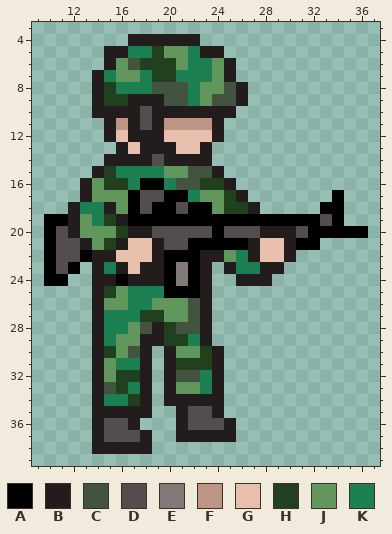
A pixel-art sprite gets an edit: project/assets/soldier_1_m16_idle_side.png. Above is the file before it was changed.
The file is 42x42 pixels. Shown: x 9..37, y 3..39.
Palette (. is transparent): A #000000  B #221c1c  C #425340  D #534d4d  E #847979  F #bd9584  G #e8beac  H #21411e  J #61975c  K #1d8052
Pixels before, first column x 10:
 4 .......BBBBBB..............
 5 .....BBKKHJJKBB............
 6 .....BJCHHHJKKJB...........
 7 ....BKJJKHHKKKJB...........
 8 ....BHKKKCCCKJJCB..........
 9 ....BHHBBBCCKJCCB..........
10 ....BBBBDBBBBBBB...........
11 .....BFBDBFFFFB............
12 .....BGBBBGGGGB............
13 ......BGBBBGGB.............
14 .....BBBBDBBBB.............
15 ....BHKKKKJJCCB............
16 ...BJHHKAAKCCHHB...........
17 ...BJJJADDAAKJJHB.......A..
18 ..BKKBJADAADAAJHHB.....AA..
19 AABJKHBAAAAAAAAAAAAAAAADA..
20 ADBJJJHBBDDDDDADDDBBBDAAAAA
21 ADDBJHBGGBDDAAAAABGGBAA....
22 ADDABBGGGBAAABBJKBGGB......
23 ADA.BKBGBBAEAB.BKKBB.......
24 AA..BBABBBAEAB..BBB........
25 ....BHJKKKAAAB.............
26 ....BJJKKJJJCB.............
27 ....BKKKHHJJCB.............
28 ....BKKJCBHCCB.............
29 ....BKJJBBHHKB.............
30 ....BHJCB.BJJHB............
31 ....BJKKB.BHHHB............
32 ....BJHHB.BCCKB............
33 ....BCHKB.BJJKB............
34 ....BKKHB.BBBBB............
35 ....BBBBB..BDDB............
36 ....BDDB...BDDDB...........
37 ....BDDDB..BBBBB...........
38 ....BBBBB..................
After:
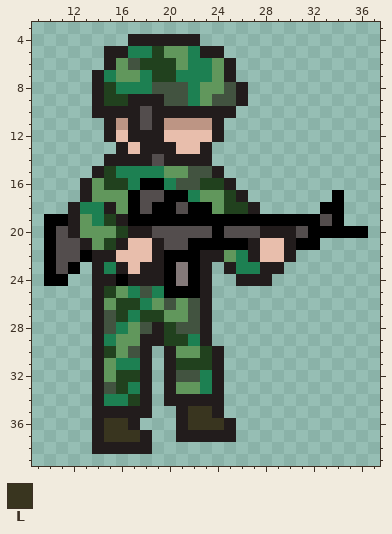
Colours new in this view: L #39351f
Edits made:
The edit turns colour J into colour C in row 26 at x 20.
The edit turns colour K into colour C in row 25 at x 18; in rows 27 to 28 at x 15.
The edit turns colour J into colour H in row 26 at x 16.
The edit turns colour K into colour H in row 26 at x 17; in row 27 at x 16.
The edit turns colour D into colour L in row 35 at x 22 to 23; in row 36 at x 15 to 16 and 22 to 24; in row 37 at x 15 to 17.
Changed places in both pictures, as pixel boxes (x1, y1, x2, y2):
changed: (104, 286, 176, 334)
changed: (188, 406, 224, 430)
changed: (104, 418, 140, 442)
